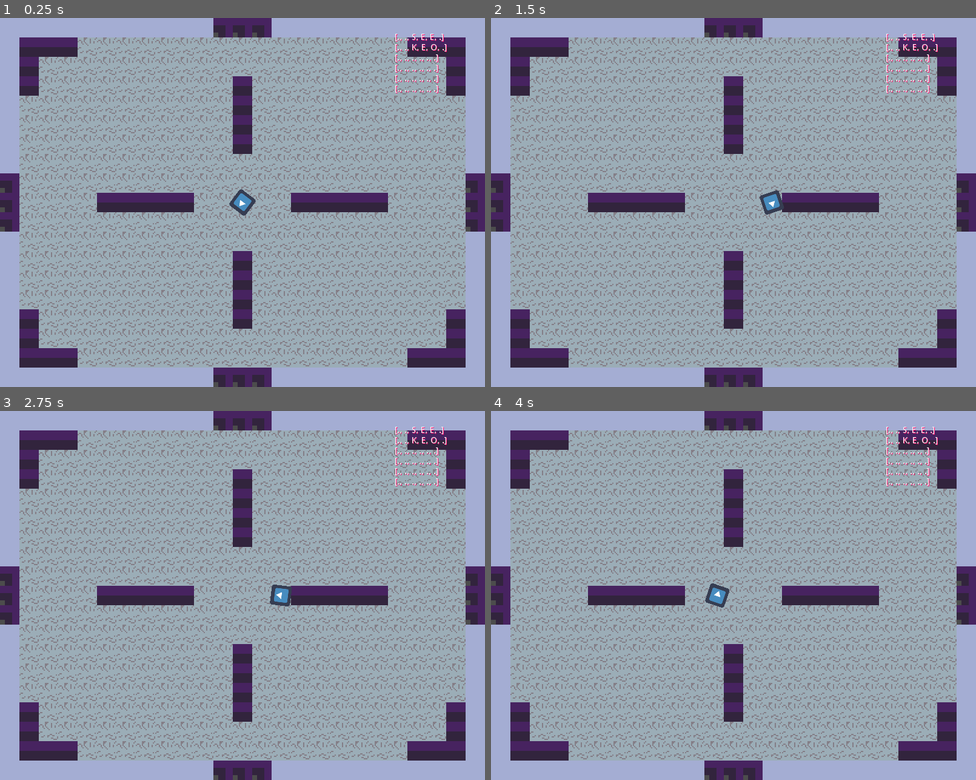
Above: before the commit, frames 1-4 (two rows, left to right).
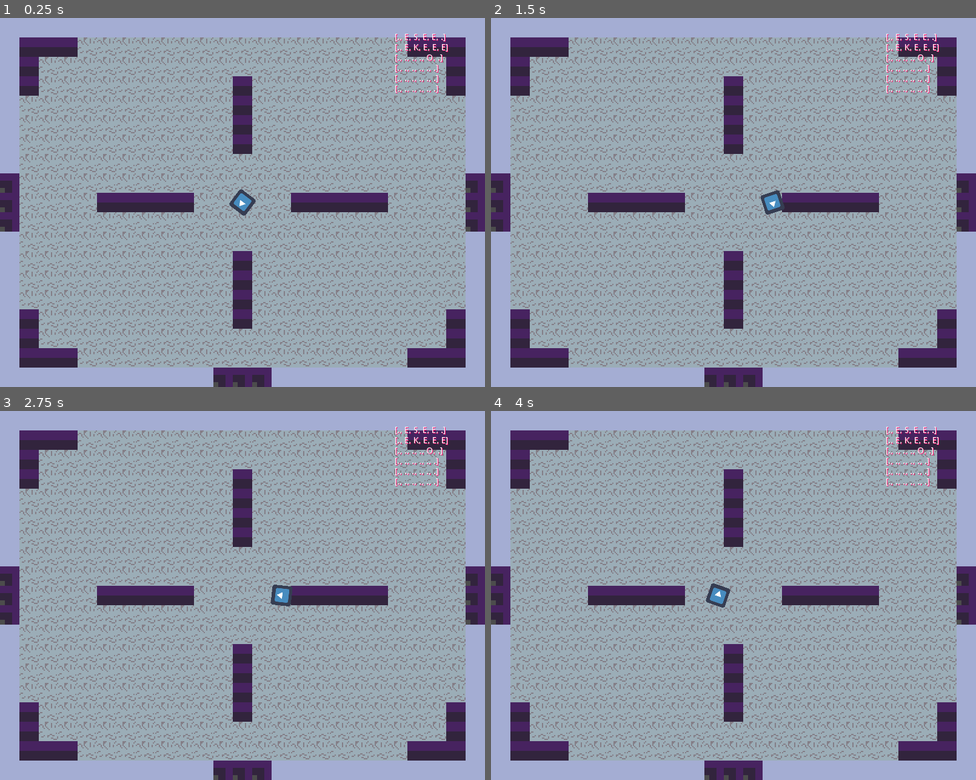
Above: after the commit, the same moments.

Repository: BielMaxBR/evolutron-remake
Game: Godot game, scene res://Node2D.tscn
Two runs of this game, one before a commit and one after it. Both use one fixed random seed, a clock stepped at 60 frames per second and the inputs below. The engine's default icon, where the game draws it, is replaced by a stand-in: a white triangle on a blue panel in a dark square.
Inputs (mouse positions are in pixels of both pictures, inside the frame that each line leads up to):
- Up to frame 1 (0.25 s): no input
- Up to frame 2 (1.5 s): tap Enter at 0.5 s; move the mouse to (840, 184) at 0.52 s; hold D (right) 0.53-1.25 s; click (840, 184) at 0.67 s; tap Space at 1.25 s; drag from (636, 220) to (709, 276) at 1.27 s
- Up to frame 3 (2.75 s): tap Enter at 2 s; move the mouse to (291, 514) at 2.02 s; hold D (right) from 2.03 s (still down)
- Up to frame 4 (4 s): release D (right) at 2.75 s; tap Space at 2.75 s; drag from (709, 669) to (588, 540) at 2.77 s; tap Enter at 3.5 s; move the mouse to (879, 650) at 3.52 s; hold A (left) from 3.53 s (still down)

The runs differ from the first frame. In frame 1, 0.8% of the frame differs, in the area x 44-93%, y 0-13%; in frame 2, 0.9%; in frame 3, 0.9%; in frame 4, 0.9%, in the area x 44-93%, y 0-54%.

Commit message:
portas prontas

Diff:
--- a/Node2D.tscn
+++ b/Node2D.tscn
@@ -19,6 +19,7 @@
 
 [node name="Node2D" type="Node2D"]
 script = ExtResource( 1 )
+numero_de_salas = 10
 
 [node name="BigMap" type="TileMap" parent="."]
 tile_set = ExtResource( 2 )
@@ -28,6 +29,7 @@
 tile_data = PoolIntArray( 5, 0, 0, 327685, 0, 0 )
 
 [node name="TileMap" type="TileMap" parent="."]
+visible = false
 scale = Vector2( 2, 2 )
 z_index = -1
 tile_set = ExtResource( 2 )
--- a/Scripts/Map_generator.gd
+++ b/Scripts/Map_generator.gd
@@ -155,7 +155,7 @@
 	return Vector2(rex,rey)
 	pass
 
-func gerar_tilemap(pos, tile, imagem):
+func gerar_tilemap(pos, tile, imagem, portas):
 	var newTileMap = TileMap.new()
 
 	$".".add_child(newTileMap)
@@ -166,24 +166,55 @@
 	newTileMap.z_index = -1
 
 
-	for i in range(0,25):
-		for f in range(0,19):
-			var cor = ler_cores_da_imagem(imagem,i,f)
+	for x in range(0,25):
+		for y in range(0,19):
+			var cor = ler_cores_da_imagem(imagem,x,y)
 			if cor == chao:
 				var tileIndex = 1
-				newTileMap.set_cell(i,f,tileIndex)
+				newTileMap.set_cell(x,y,tileIndex)
 			elif cor == parede:
 				var tileIndex = 0
-				newTileMap.set_cell(i,f,tileIndex)
+				newTileMap.set_cell(x,y,tileIndex)
 			elif cor == porta:
-				var tileIndex = 4
-				newTileMap.set_cell(i,f,tileIndex)
+				if y == 0:
+					if x == 11 or x == 12 or x == 13:
+						if portas[0]:
+							var tileIndex = 4
+							newTileMap.set_cell(x,y,tileIndex)
+						else:
+							var tileIndex = 0
+							newTileMap.set_cell(x,y,tileIndex)
+				elif x == 24:
+					if y == 8 or y == 9 or y == 10:
+						if portas[1]:
+							var tileIndex = 4
+							newTileMap.set_cell(x,y,tileIndex)
+						else:
+							var tileIndex = 0
+							newTileMap.set_cell(x,y,tileIndex)
+				elif y == 18:
+					if x == 11 or x == 12 or x == 13:
+						if portas[2]:
+							var tileIndex = 4
+							newTileMap.set_cell(x,y,tileIndex)
+						else:
+							var tileIndex = 0
+							newTileMap.set_cell(x,y,tileIndex)
+				elif x == 0:
+					if y == 8 or y == 9 or y == 10:
+						if portas[3]:
+							var tileIndex = 4
+							newTileMap.set_cell(x,y,tileIndex)
+						else:
+							var tileIndex = 0
+							newTileMap.set_cell(x,y,tileIndex)
+
 			elif cor == muro:
 				var tileIndex = 2
-				newTileMap.set_cell(i,f,tileIndex)
+				newTileMap.set_cell(x,y,tileIndex)
 			elif cor == spike:
 				var tileIndex = 6
-				newTileMap.set_cell(i,f,tileIndex)
+				newTileMap.set_cell(x,y,tileIndex)
 	newTileMap.set_owner(get_tree().get_edited_scene_root())
 
 func gerar_dados_da_imagem(imagem):
@@ -202,32 +233,54 @@
 	var color = data.get_pixel(x,y)
 	return color*255
 
+func se_tem_sala(mapa, sala_atual):
+	var cima = false
+	var direita = false
+	var baixo = false
+	var esquerda = false
+
+	if sala_atual.y-1 >= 0 and  mapa[sala_atual.y-1][sala_atual.x] != ".":
+		cima = true
+
+	if sala_atual.x+1 <= 5 and mapa[sala_atual.y][sala_atual.x+1] != ".":
+		direita = true
+
+	if sala_atual.y+1 <= 5 and mapa[sala_atual.y+1][sala_atual.x] != ".":
+		baixo = true
+
+	if sala_atual.x-1 >= 0 and mapa[sala_atual.y][sala_atual.x-1] != ".":
+		esquerda = true
+
+
+	return [cima,direita,baixo,esquerda]
+
 func gerar_andar(bigMap, tile):
 	var minimapa = criar_cena()
 	emit_signal("map",minimapa)
 	for y in range(0, len(minimapa)):
 		for x in range(0, len(minimapa[y])):
+			var portas = se_tem_sala(minimapa, Vector2(x,y))
 			if minimapa[y][x] == "S":
 				var pos = Coletar_posicao_do_tile(x,y,bigMap.cell_size,bigMap.transform.get_scale())
 				print("do nó ", pos)
 				var posMeio = Coletar_posicao_do_tile(x+0.5,y+0.5,bigMap.cell_size,bigMap.transform.get_scale())
 				emit_signal("spawn", posMeio)
-				gerar_tilemap(pos,tile,'spawn.png')
+				gerar_tilemap(pos,tile,'spawn.png', portas)
 
 			elif minimapa[y][x] == "E":
 				rng.randomize()
 				var sala = rng.randi_range(0,4)
 				var pos = Coletar_posicao_do_tile(x,y,bigMap.cell_size,bigMap.transform.get_scale())
-				gerar_tilemap(pos,tile,'/enemy/sala'+str(sala)+'.png')
+				gerar_tilemap(pos,tile,'/enemy/sala'+str(sala)+'.png', portas)
 			elif minimapa[y][x] == "K":
 				var chave = true
 				rng.randomize()
 				var sala = rng.randi_range(0,4)
 				var pos = Coletar_posicao_do_tile(x,y,bigMap.cell_size,bigMap.transform.get_scale())
-				gerar_tilemap(pos,tile,'/enemy/sala'+str(sala)+'.png')
+				gerar_tilemap(pos,tile,'/enemy/sala'+str(sala)+'.png',portas)
 			elif minimapa[y][x] == "O":
 				var pos = Coletar_posicao_do_tile(x,y,bigMap.cell_size,bigMap.transform.get_scale())
-				gerar_tilemap(pos,tile,'exit.png')
+				gerar_tilemap(pos,tile,'exit.png',portas)
 
 func _ready():
 	var tilemap = get_node('BigMap')
--- a/tileset.tres
+++ b/tileset.tres
@@ -8,13 +8,13 @@
 [ext_resource path="res://tiles/wallTop.png" type="Texture" id=6]
 [ext_resource path="res://tiles/spike.png" type="Texture" id=7]
 
-[sub_resource type="ConvexPolygonShape2D" id=2]
+[sub_resource type="ConvexPolygonShape2D" id=1]
 points = PoolVector2Array( 16, 16, 0, 16, 0, 0, 16, 0 )
 
+[sub_resource type="ConvexPolygonShape2D" id=2]
+points = PoolVector2Array( 15.3979, 15.3979, 0.705349, 15.3979, 0.593193, 0.705347, 15.2857, 0.705347 )
+
 [sub_resource type="ConvexPolygonShape2D" id=3]
-points = PoolVector2Array( 16, 16, 0, 16, 0, 0, 16, 0 )
-
-[sub_resource type="ConvexPolygonShape2D" id=1]
 points = PoolVector2Array( 16.036, 16.4398, 0.0200729, 16.4398, 0, 0.0779572, 16.036, 0 )
 
 [resource]
@@ -28,14 +28,14 @@
 0/navigation_offset = Vector2( 0, 0 )
 0/shape_offset = Vector2( 0, 0 )
 0/shape_transform = Transform2D( 1, 0, 0, 1, 0, 0 )
-0/shape = SubResource( 2 )
+0/shape = SubResource( 1 )
 0/shape_one_way = false
 0/shape_one_way_margin = 1.0
 0/shapes = [ {
 "autotile_coord": Vector2( 0, 0 ),
 "one_way": false,
 "one_way_margin": 1.0,
-"shape": SubResource( 2 ),
+"shape": SubResource( 1 ),
 "shape_transform": Transform2D( 1, 0, 0, 1, 0, 0 )
 } ]
 0/z_index = 0
@@ -63,14 +63,14 @@
 2/navigation_offset = Vector2( 0, 0 )
 2/shape_offset = Vector2( 0, 0 )
 2/shape_transform = Transform2D( 1, 0, 0, 1, 0, 0 )
-2/shape = SubResource( 3 )
+2/shape = SubResource( 2 )
 2/shape_one_way = false
 2/shape_one_way_margin = 1.0
 2/shapes = [ {
 "autotile_coord": Vector2( 0, 0 ),
 "one_way": false,
 "one_way_margin": 1.0,
-"shape": SubResource( 3 ),
+"shape": SubResource( 2 ),
 "shape_transform": Transform2D( 1, 0, 0, 1, 0, 0 )
 } ]
 2/z_index = 0
Not shown: 1 places in tileset.tres that only renumber resources
